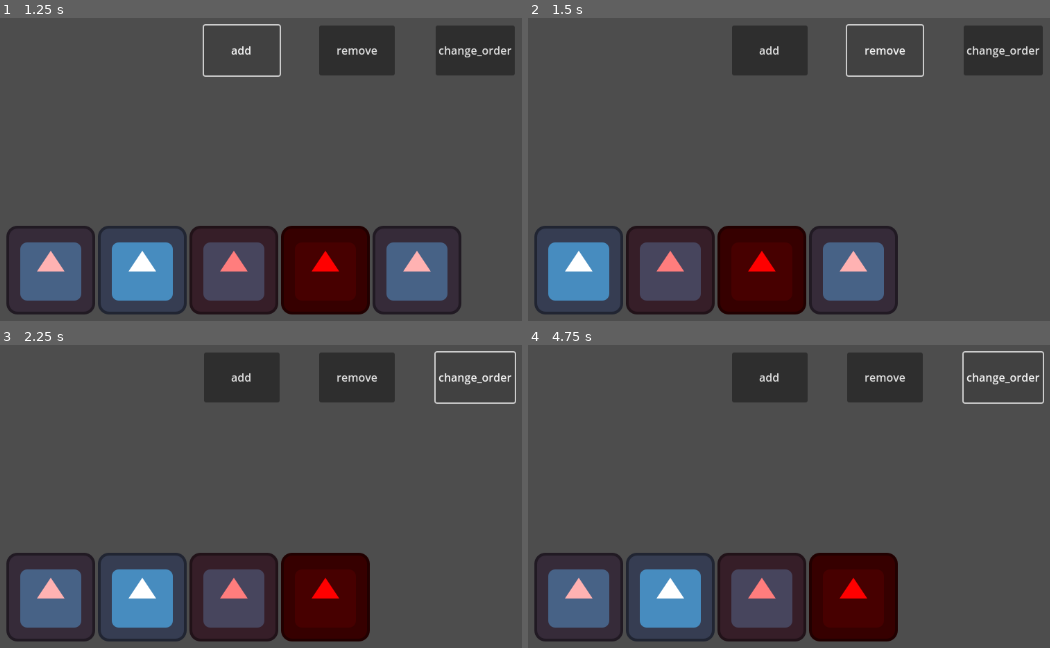
Above: before the commit, frames 1-4 (two rows, left to right).
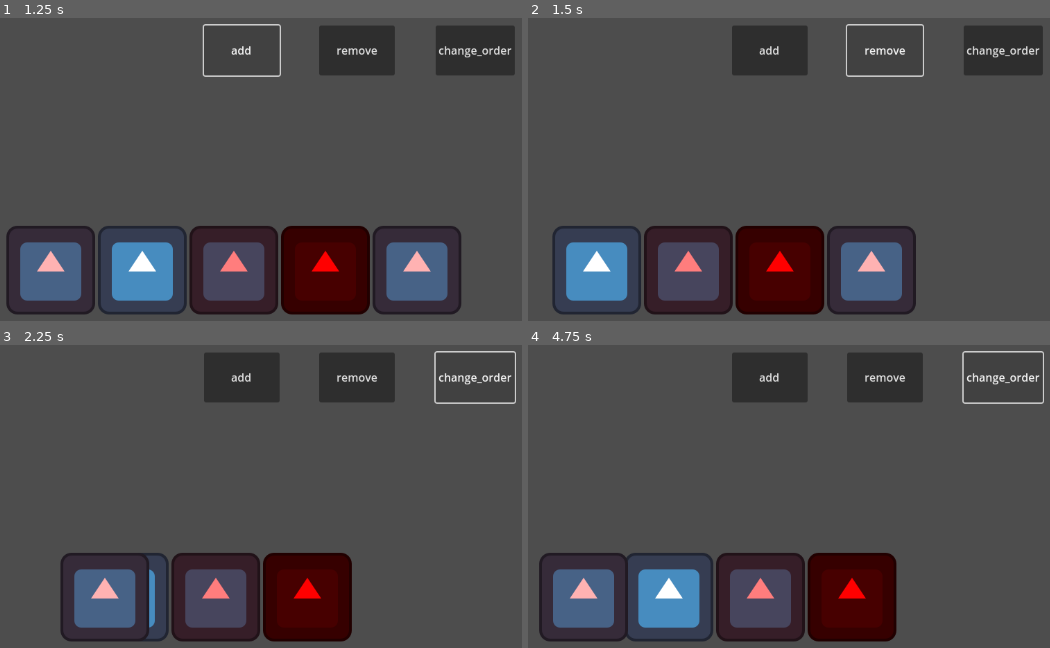
Above: after the commit, the same moments.

Repository: zmn-hamid/Godot-Animated-Container
Game: Godot game, scene res://ui.tscn
Two runs of this game, one before a commit and one after it. Both use one fixed random seed, a clock stepped at 60 frames per second and the inputs below. The engine's default icon, where the game draws it, is replaced by a stand-in: a white triangle on a blue panel in a dark square.
Inputs:
- Up to frame 1 (1.25 s): click "add" at 0.5 s
- Up to frame 2 (1.5 s): click "remove" at 1.25 s
- Up to frame 3 (2.25 s): click "change_order" at 2 s
- Up to frame 4 (4.75 s): click "add" at 2.75 s; click "remove" at 3.5 s; click "change_order" at 4.25 s

Frame 1 is identical in both runs. In frame 2, 9.5% of the frame differs, in the area x 1-75%, y 68-99%; in frame 3, 13%, in the area x 1-71%, y 68-99%; in frame 4, 1.9%.
Error before the commit: Invalid access to property or key 'TextureRect:<TextureRect#26625443140>' on a base object of type 'Dictionary'. (res://ui.gd:28)

Commit message:
fix: forgot a few final changes

Diff:
--- a/ui.gd
+++ b/ui.gd
@@ -23,7 +23,7 @@
 
 	# check for addition and re-position
 	for res_child in responsive_children:
-		if res_child not in mapped.keys():
+		if res_child in mapped.keys():
 			# is not a new node
 			var mapped_actual_child = mapped[res_child]
 			if res_child.global_position != mapped_actual_child.global_position:
--- a/ui.tscn
+++ b/ui.tscn
@@ -18,6 +18,7 @@
 offset_bottom = 40.0
 
 [node name="Responsive" type="HBoxContainer" parent="."]
+modulate = Color(1, 1, 1, 0)
 layout_mode = 1
 anchors_preset = 15
 anchor_right = 1.0
